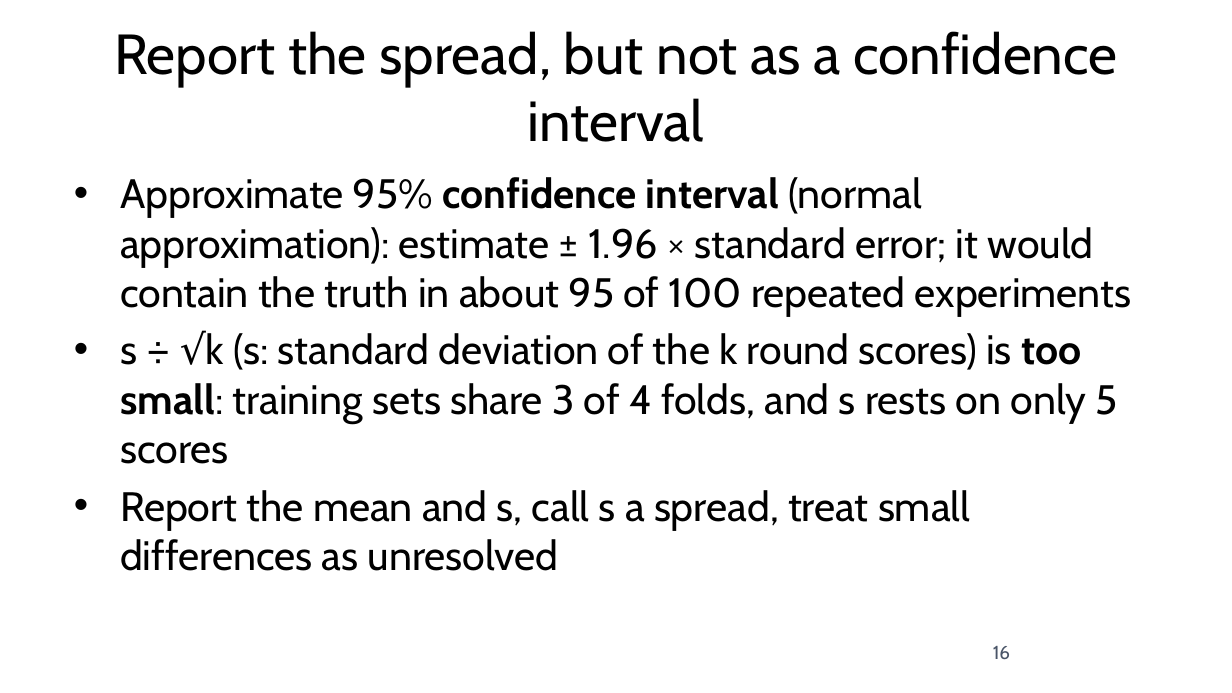
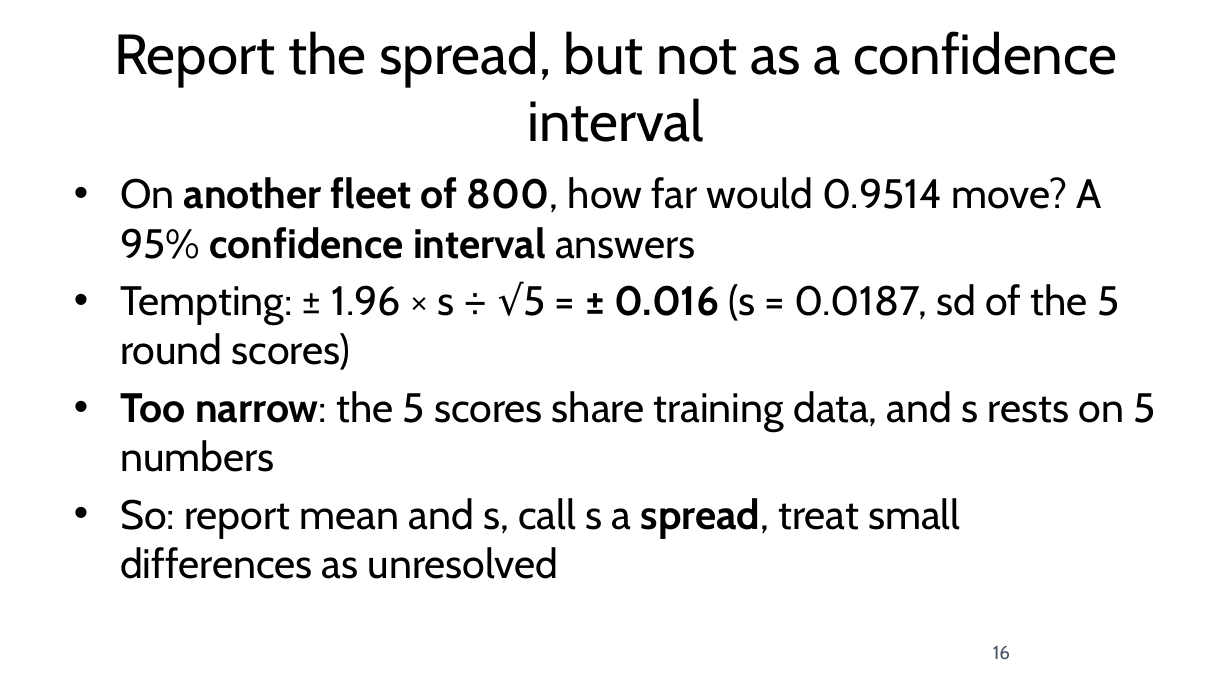
Before and after one commit to fabioantonini/technologies-for-artificial-intelligence, a slide deck: slide 16 of Lessons/05_experimental_methodology/Slides/experimental_methodology_slides.pptx. Drawn at 1232x693 pixels with LibreOffice and Linux fonts; fonts in the diff are those of the drawing; background and template pictures are left out. Boxes give left, top, right and bottom in pixels: in the first picture for what was removed or moved away, otherwise in the second. Text is boxed around its words. In the diff, an @@ line names an element or a change of style, - is before the commit and + after.

```diff
--- a/Lessons/05_experimental_methodology/Slides/experimental_methodology_slides.pptx
+++ b/Lessons/05_experimental_methodology/Slides/experimental_methodology_slides.pptx
@@ text at <box>120,177,1155,579</box>: text changed @@
-• Approximate 95% confidence interval (normal approximation): estimate ± 1.96 × standard error; it would contain the truth in about 95 of 100 repeated experiments
-• s ÷ √k (s: standard deviation of the k round scores) is too small: training sets share 3 of 4 folds, and s rests on only 5 scores
-• Report the mean and s, call s a spread, treat small differences as unresolved
+• On another fleet of 800, how far would 0.9514 move? A 95% confidence interval answers
+• Tempting: ± 1.96 × s ÷ √5 = ± 0.016 (s = 0.0187, sd of the 5 round scores)
+• Too narrow: the 5 scores share training data, and s rests on 5 numbers
+• So: report mean and s, call s a spread, treat small differences as unresolved
```
Also in this commit, not shown: 27 other slides changed, 21 other files.
